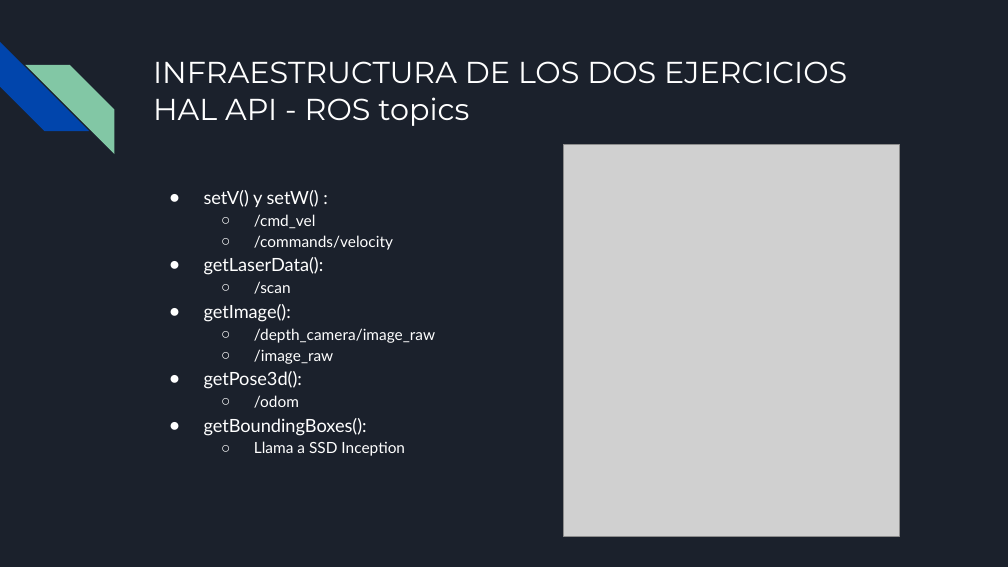
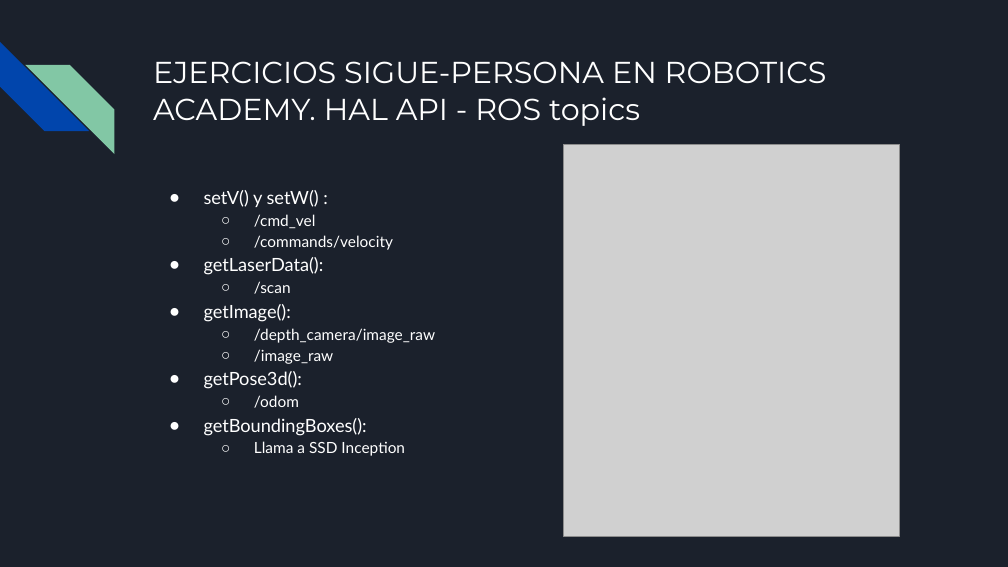
Before and after one commit to RoboticsLabURJC/2021-tfg-carlos-caminero, a slide deck: slide 11 of presentacion/presentacion.pptx. Drawn at 1008x567 pixels with LibreOffice and Linux fonts; fonts in the diff are those of the drawing; grey boxes stand for pictures. Boxes give left, top, right and bottom in pixels: in the first picture for what was removed or moved away, otherwise in the second. Text is boxed around its words. In the diff, an @@ line names an element or a change of style, - is before the commit and + after.

```diff
--- a/presentacion/presentacion.pptx
+++ b/presentacion/presentacion.pptx
@@ title at (x1=153, y1=61, x2=827, y2=126): text changed @@
-INFRAESTRUCTURA DE LOS DOS EJERCICIOS
-HAL API - ROS topics
+EJERCICIOS SIGUE-PERSONA EN ROBOTICS ACADEMY. HAL API - ROS topics
```
Also in this commit, not shown: 8 other slides changed, 1 other file.
